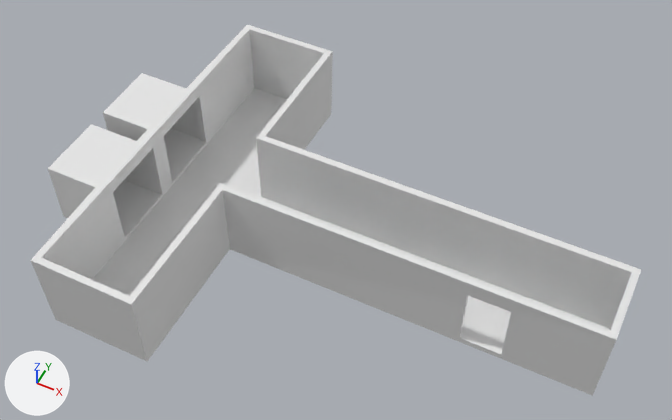
What one commit did to the Blender file Assets/Models/hallway.blend.
One viewpoint serves both versions: a 50 mm camera at (11.82, -15.52, 21.32) aimed at (3.88, 0.35, 1.49). The lights are fixed; the arrows at lower left show +X, +Y and +Z.

Script lines for the objects in view, before the commit:
```python
me_cube_003 = bpy.data.meshes.new('Cube.003')
me_cube_003.from_pydata(...)  # 94 vertices, 61 faces; spans x -1.0..14.6, y -4.0..6.7, z -1.3..1.4
ob_hallway_col = bpy.data.objects.new('hallway-col', me_cube_003)
ob_hallway_col.location = (-2.95, -1.4, 1.09)
ob_hallway_col.scale = (1.04, 1.04, 1.04)
```
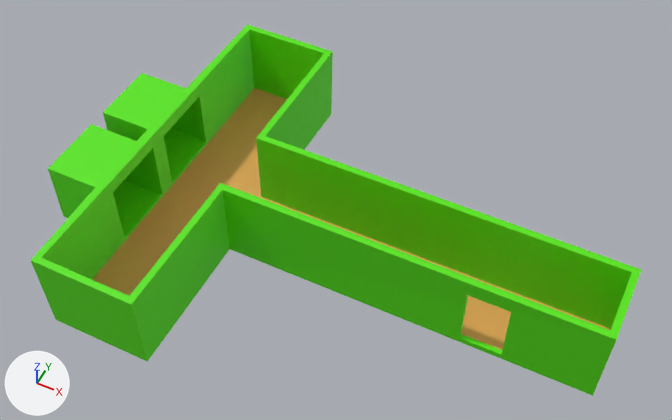
Changed parts and their boxes (x1, y1, x2, y2) in the pictures (672 x 420 px):
part 1 of me_cube_003, recoloured (grey to green)
    both: (31, 25, 641, 396)
part 2 of me_cube_003, recoloured
    both: (92, 88, 610, 350)

What changed in the scene script:
```text
Add mat_material:
    mat_material = principled_material('Material')
    mat_material.base_color = (0.0976, 0.8, 0.0)  # green #58e700
Add mat_material_001:
    mat_material_001 = principled_material('Material.001')
    mat_material_001.base_color = (0.8, 0.393, 0.0956)  # orange #e7a857
Change me_cube_003:
    where me_cube_003.from_pydata(...)  # 94 vertices, 61 faces; spans x -1.0..14.6, y -4.0..6.7, z -1.3..1.4
    used by ob_hallway_col; location = (-2.95, -1.4, 1.09); scale = (1.04, 1.04, 1.04)
    me_cube_003 part 1: 56 of the faces centred in x -1.0..14.5, y -4.0..6.7, z -1.3..1.4 switch from no material to mat_material (green #58e700)
    me_cube_003 part 2: all 5 faces centred in x 2.4..11.5, y -1.7..4.4, z -1.0 switch from no material to mat_material_001 (orange #e7a857)
```
